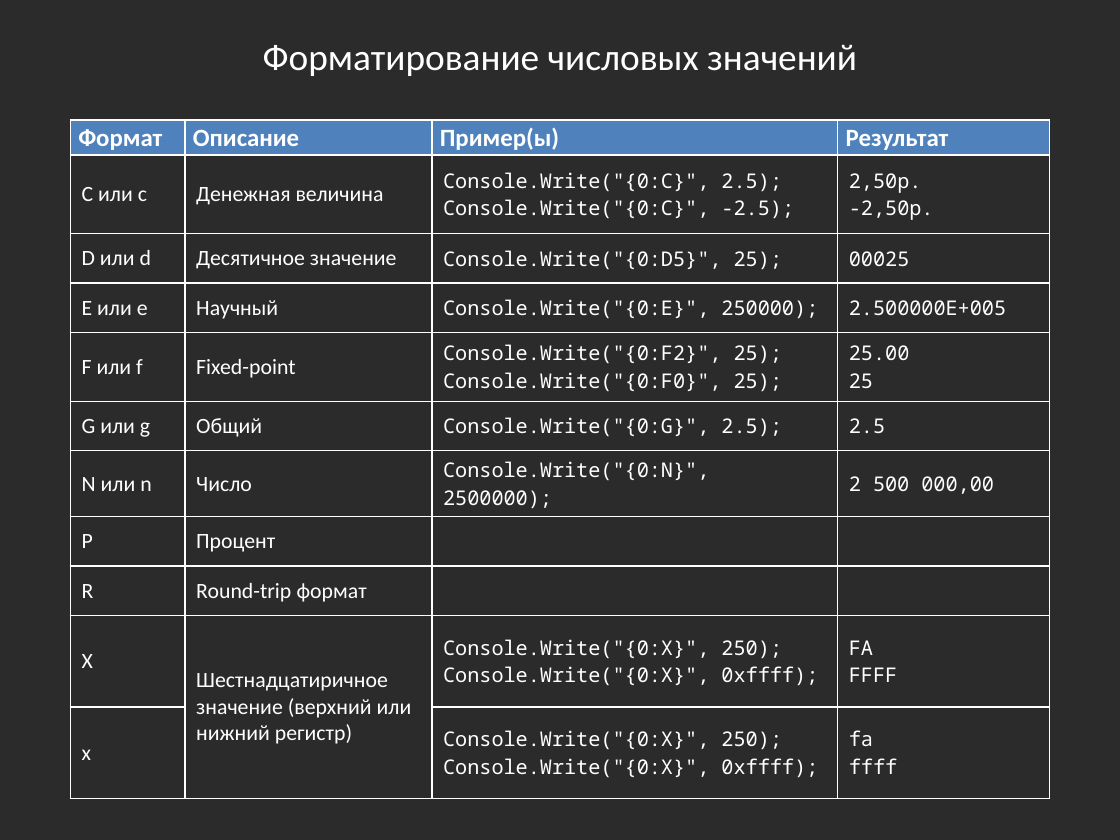
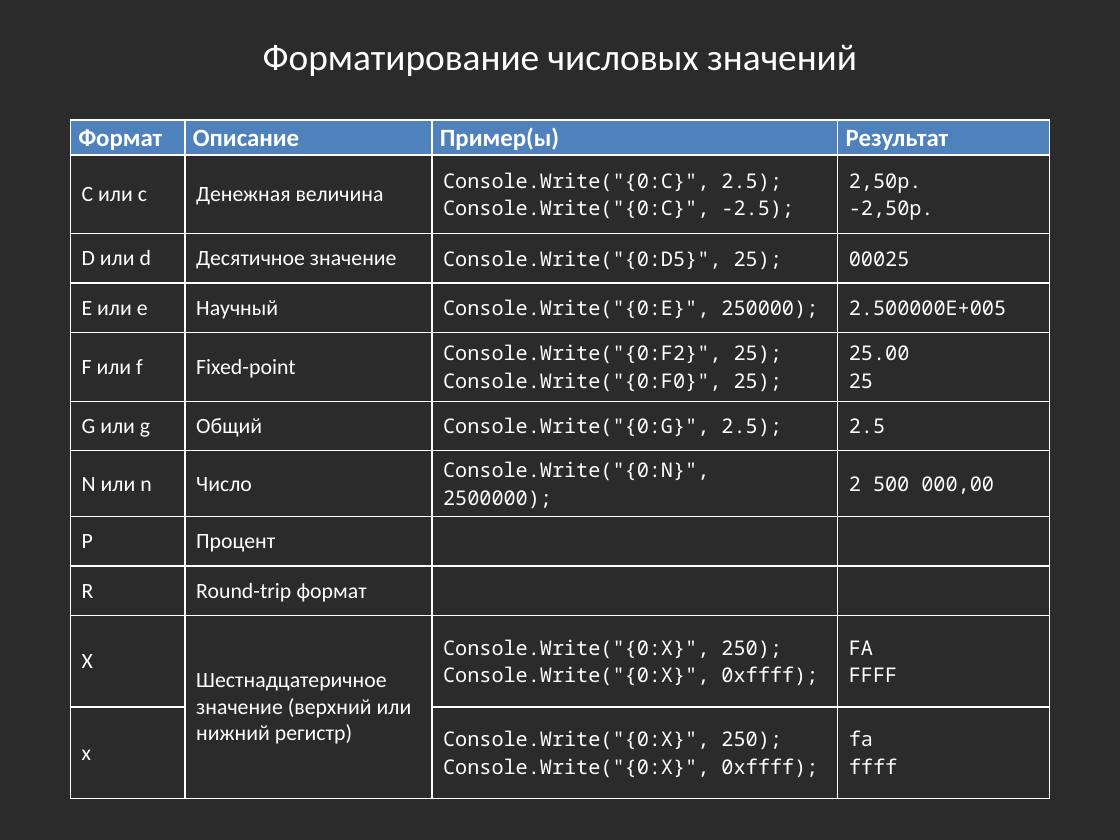
Before and after one commit to bazile/Training, a slide deck: slide 35 of Presentation/lesson-01.pptx. Drawn at 1120x840 pixels with LibreOffice and Linux fonts; fonts in the diff are those of the drawing; background and template pictures are left out; a plain dark background stands for a picture behind light text. Boxes give left, top, right and bottom in pixels: in the first picture for what was removed or moved away, otherwise in the second. Text is boxed around its words. In the diff, an @@ line names an element or a change of style, - is before the commit and + after.

```diff
--- a/Presentation/lesson-01.pptx
+++ b/Presentation/lesson-01.pptx
@@ table at [71,120,1048,782] @@
-row 10, column 2: Шестнадцатиричное значение (верхний или нижний регистр)
+row 10, column 2: Шестнадцатеричное значение (верхний или нижний регистр)
```
Also in this commit, not shown: 2 other slides changed, 4 slides added, 5 other files.
